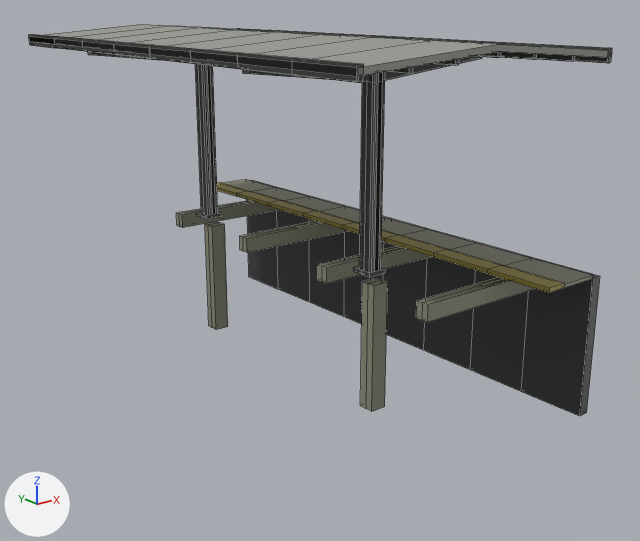
Renders of the FBX model unity/Assets/Models/Paths/p461/platform.fbx from each side of a commit.
Both versions are drawn from a 50 mm lens placed at (-11.14, -6.37, 5.02), pointed at (-3.17, 3.58, 1.04). Arrows for +X, +Y and +Z are at lower left; the lights stay in place. The older version comes first. Mesh edges are drawn as thin lines. Where no turn or scale is listed for an object, it has been applied to the vertices. Vertices at exactly the same position are counted once.

Before the edit, the objects in view are built like this:
```python
me_p461_platform_001 = bpy.data.meshes.new('p461_Platform.001')
me_p461_platform_001.from_pydata(...)  # 681 vertices, 626 faces; spans x -5.6..-1.34, y 0.0..8.0, z -0.5..4.51
# faces by material slot: [94, 34, 34, 414, 50]
me_p461_platform_001.materials.append(mat_path_concrete)  # grey #888976
me_p461_platform_001.materials.append(mat_path_yellow_block)  # yellow #9b8d35
me_p461_platform_001.materials.append(mat_path_rail_asphalt)  # dark grey #393a3c
me_p461_platform_001.materials.append(mat_path_metal)  # dark grey #4f4f4f
me_p461_platform_001.materials.append(mat_bd_concrete)  # grey #999b93
ob_p461_platform = bpy.data.objects.new('p461_Platform', me_p461_platform_001)
ob_p461_platform.location = (0.0, 0.0, 0.0)
```
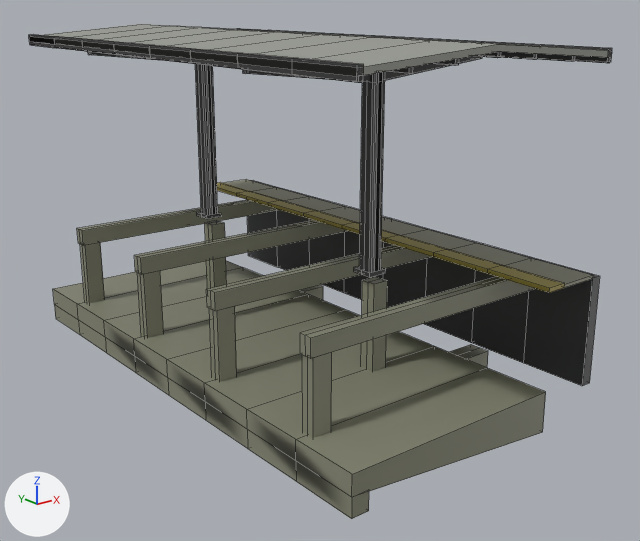
The change, as a list of edits to the scene's bpy script:
```text
Change me_p461_platform_001:
    used by ob_p461_platform; location = (0.0, 0.0, 0.0)
    remove me_p461_platform_001.from_pydata(...)  # 681 vertices, 626 faces; spans x -5.6..-1.34, y 0.0..8.0, z -0.5..4.51
    add me_p461_platform_001.from_pydata(...)  # 816 vertices, 754 faces; spans x -5.6..-1.3, y 0.0..8.0, z -1.45..4.51
    me_p461_platform_001 part 1: the loose piece of 12 vertices spanning x -3.62..-3.38, y 1.88..2.12, z -0.5..1.33 is scaled about its middle by (1.13, 0.833, 0.601), then moved by (-1.79, -1.0, 0.14)
    me_p461_platform_001 part 2: the loose piece of 12 vertices spanning x -3.62..-3.38, y 5.88..6.12, z -0.5..1.33 is scaled about its middle by (1.13, 0.833, 0.601), then moved by (-1.79, -3.0, 0.14)
    me_p461_platform_001 part 3: the loose piece of 12 vertices spanning x -3.62..-3.38, y 5.88..6.12, z -0.5..1.33 is copied, and the copy is scaled about its middle by (1.13, 0.833, 0.601), then moved by (-1.79, -1.0, 0.14); it spans x -5.42..-5.15, y 4.9..5.1, z 0.0..1.1
    me_p461_platform_001 part 4: the loose piece of 12 vertices spanning x -3.62..-3.38, y 5.88..6.12, z -0.5..1.33 is copied, and the copy is scaled about its middle by (1.13, 0.833, 0.601), then moved by (-1.79, 1.0, 0.13); it spans x -5.42..-5.15, y 6.9..7.1, z 0.0..1.1
    me_p461_platform_001 part 5: the loose piece of 12 vertices spanning x -3.62..-3.38, y 1.88..2.12, z -0.5..1.33 is copied, and the copy is scaled about its middle by (1, 1, 0.738), then moved by (0.0, 0.0, 0.26); it spans x -3.62..-3.38, y 1.88..2.12, z 0.0..1.35
    me_p461_platform_001 part 6: the loose piece of 12 vertices spanning x -3.62..-3.38, y 5.88..6.12, z -0.5..1.33 is copied, and the copy is scaled about its middle by (1, 1, 0.738), then moved by (0.0, 0.0, 0.26); it spans x -3.62..-3.38, y 5.88..6.12, z 0.0..1.35
    me_p461_platform_001 part 7: a new loose piece of 63 vertices spanning x -5.6..-2.3, y 0.0..8.0, z -0.48..0.1, in mat_path_concrete (grey #888976)
    me_p461_platform_001 part 8
    36 vertices are removed from x -3.6..-1.4, y 0.9..7.1, z 1.1..1.33
    40 faces are deleted
    18 vertices in x -1.5..-1.34, y 0.0..8.0, z -0.5 move by (0.0, 0.0, 0.45)
    7 vertices are added at x -5.55..-1.3, y 1.82..6.18, z -1.45..-0.18
    12 new vertices lie (0.0, 0.0, 0.25) away from vertices in x -1.4, y 0.9..7.1, z 1.1
    24 new vertices lie (-4.05, 0.0, 0.0) away from vertices in x -1.4, y 0.9..7.1, z 1.1..1.35
    6 new vertices lie (0.0, 0.0, -0.27) away from vertices in x -5.55, y 1.83..6.18, z -0.18
    6 new vertices lie (4.25, 0.0, 0.0) away from vertices in x -5.55, y 1.83..6.18, z -0.18
    5 new vertices lie (4.25, 0.0, -1.0) away from vertices in x -5.55, y 2.0..6.18, z -0.45
    60 new faces join them, mat_path_concrete (grey #888976)
```

Boxes (x1, y1, x2, y2) around the edits, measured in the pictures (640 x 541 px; the box of a moved part takes in the faces that stretch with it):
'p461_Platform', reshaped (26% taller)
    before: (29, 24, 612, 416)
    after: (29, 24, 612, 519)
part 1 of me_p461_platform_001, moved or reshaped
    before: (360, 278, 388, 411)
    after: (302, 352, 332, 438)
part 2 of me_p461_platform_001, moved or reshaped
    before: (205, 222, 228, 330)
    after: (209, 306, 237, 382)
part 3 of me_p461_platform_001, added
    after: (137, 271, 164, 338)
part 4 of me_p461_platform_001, added
    after: (80, 243, 105, 303)
part 5 of me_p461_platform_001, added
    after: (361, 277, 388, 372)
part 6 of me_p461_platform_001, added
    after: (205, 220, 227, 289)
part 7 of me_p461_platform_001, added
    after: (53, 261, 546, 519)
part 8 of me_p461_platform_001, moved or reshaped
    before: (176, 200, 600, 416)
    after: (77, 200, 600, 386)
